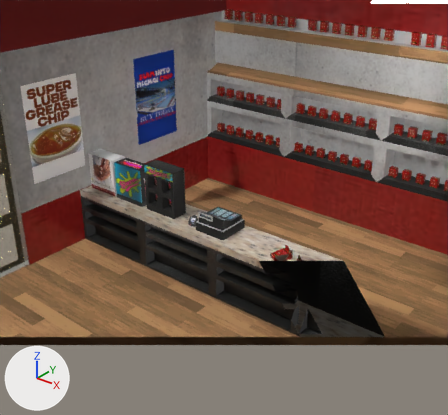
A saved change to the Blender file Assets/Blends/gas station/gasstation.blend.
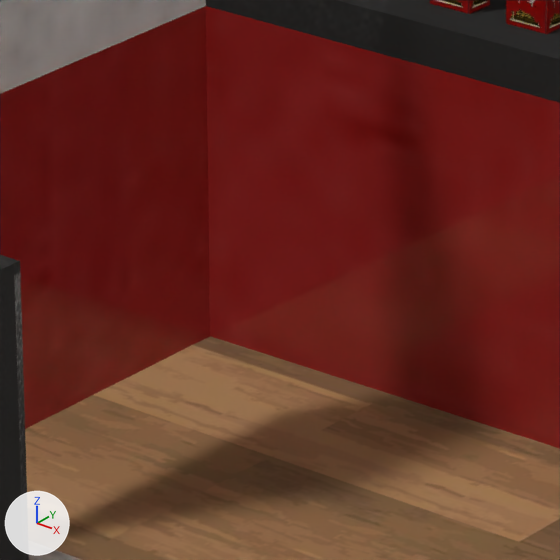
The first picture shows the older version from a 50 mm camera at (12.08, -5.26, 6.77) aimed at (5.66, 2.77, 1.79). The close-ups show the older and then the newer version on the part from 41% to 56% of the width and 33% to 50% of the height of that picture. Only the edits that show in the close-ups are written down. Every picture has the same lights, and +X, +Y and +Z are marked at lower left. Everything nearer to the camera than a plane just in front of the edit is cut away.
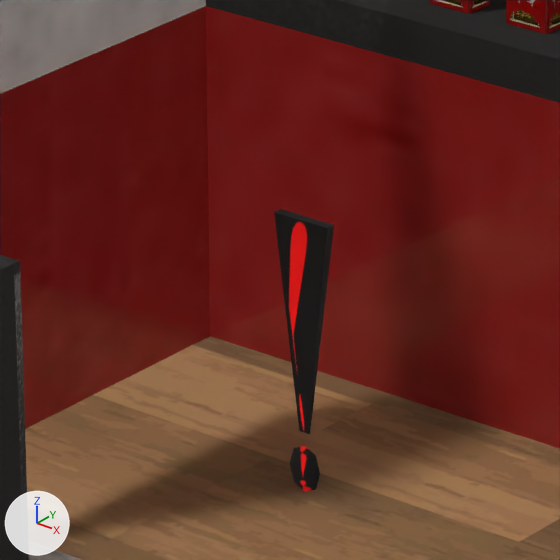
The change, as a diff of the scene's bpy script:
```diff
--- a/Assets/Blends/gas station/gasstation.blend.py
+++ b/Assets/Blends/gas station/gasstation.blend.py
@@ img_exclaim_png @@
+img_exclaim_png = load_image('exclaim.png', 'exclaim.png', 128, 256, 'sRGB')
@@ mat_material_032 @@
+mat_material_032 = principled_material('Material.032')
+mat_material_032.texture = img_exclaim_png
+mat_material_032.roughness = 1.0
@@ me_cube_038 @@
+me_cube_038.from_pydata(...)  # 26 vertices, 24 faces; spans x -0.84..0.84, y -0.84..0.84, z -0.84..0.84
+me_cube_038.materials.append(mat_material_032)  # picture img_exclaim_png
@@ me_cube_037 @@
+me_cube_037.from_pydata(...)  # 8 vertices, 6 faces; spans x -1.43..1.43, y -1.43..1.43, z -1.0..1.0
+me_cube_037.materials.append(mat_material_032)  # picture img_exclaim_png
@@ ob_exclaim_001 @@
+ob_exclaim_001 = bpy.data.objects.new('exclaim.001', me_cube_038)
+ob_exclaim_001.location = (5.468, 2.898, 1.946)
+ob_exclaim_001.rotation_euler = (0.0, 0.0, 1.571)  # degrees (0, 0, 90)
+ob_exclaim_001.scale = (0.0086, 0.055, 0.0709)
@@ ob_exclaim @@
+ob_exclaim = bpy.data.objects.new('exclaim', me_cube_037)
+ob_exclaim.location = (5.468, 2.898, 2.307)
+ob_exclaim.rotation_euler = (0.0, 0.0, 1.571)  # degrees (0, 0, 90)
+ob_exclaim.scale = (0.0086, 0.055, 0.268)
```

What differs and where, as boxes [x1, y1, x2, y2] in the close-ups (560 x 560 px):
'exclaim', added: after [274, 209, 334, 434]
'exclaim.001', added: after [290, 446, 320, 492]
